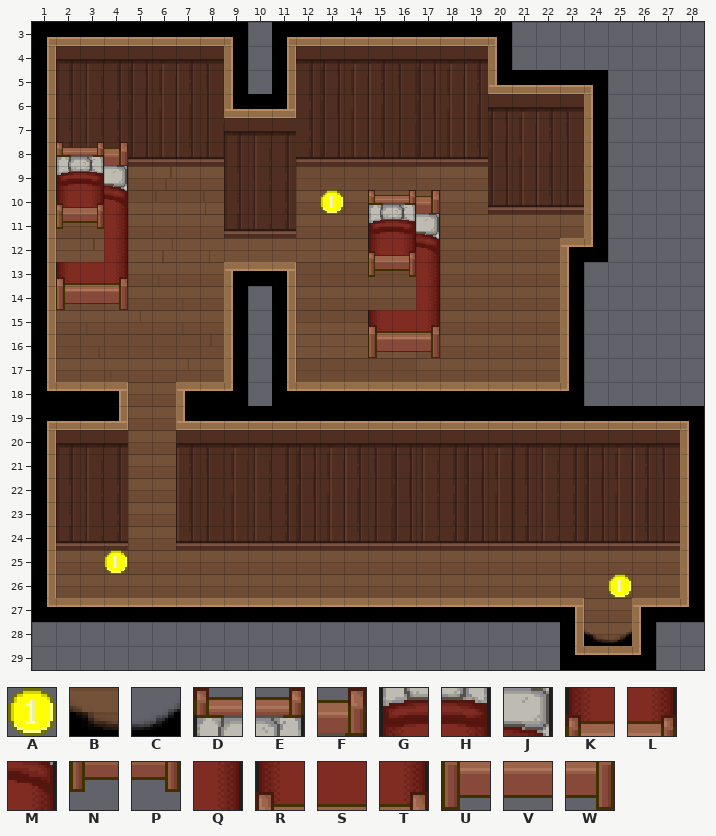
One commit to this Tiled map: resources/worlds/0/buildings/0/tiles.tmx. That is the earlier state.
Cells are 16x16 px. Shown: x 1..28, y 3..29. Tiles whose own drawing changed are shown in their newer look in all pictures.
Key: from "tiles": A 5, B 35, C 36, D 72, E 73, F 74, G 88, H 89, J 90, K 104, L 105, M 106, N 120, P 121, Q 122, R 152, S 153, T 154, U 168, V 169, W 170.
_ is an empty cell.
Layers that did not change in this view are not listed.
Layer "midground" before, first column x 1:
 3 ____________________________
 4 ____________________________
 5 ____________________________
 6 ____________________________
 7 ____________________________
 8 _DEF________________________
 9 _GHJ________________________
10 _KLM________A_DEF___________
11 _NPQ__________GHJ___________
12 ___Q__________KLM___________
13 _RST__________NPQ___________
14 _UVW____________Q___________
15 ______________RST___________
16 ______________UVW___________
17 ____________________________
18 ____________________________
19 ____________________________
20 ____________________________
21 ____________________________
22 ____________________________
23 ____________________________
24 ____________________________
25 ___A________________________
26 ________________________A___
27 ____________________________
28 _______________________BC___
29 ____________________________
And afterwards:
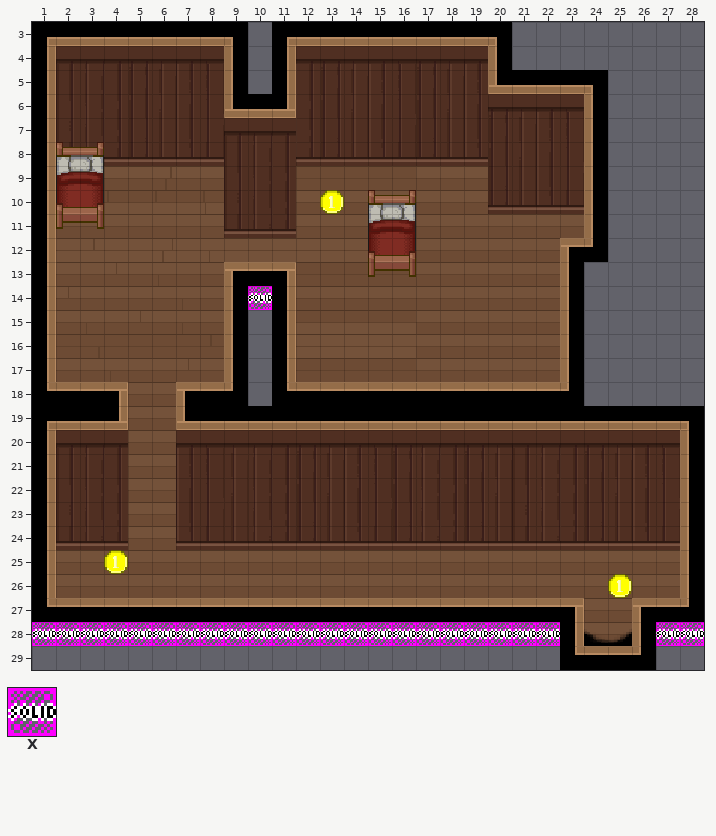
Further tiles: from "tiles": X 48.
See-through tiles are keyed as they look on the map.
Commit message: Add invisible solid blocks These are tiles used for preventing the player from exiting the map
Change:
Layer "midground":
Tile X is added in row 14 at x 10; in row 28 at x 1 to 22 and 27 to 28.
The edit erases tile F in row 8 at x 4; in row 10 at x 17.
The edit erases tile J in row 9 at x 4; in row 11 at x 17.
The edit erases tile M in row 10 at x 4; in row 12 at x 17.
The edit erases tile Q in rows 11 to 12 at x 4; in rows 13 to 14 at x 17.
The edit erases tile R in row 13 at x 2; in row 15 at x 15.
The edit erases tile S in row 13 at x 3; in row 15 at x 16.
The edit erases tile T in row 13 at x 4; in row 15 at x 17.
The edit erases tile U in row 14 at x 2; in row 16 at x 15.
The edit erases tile V in row 14 at x 3; in row 16 at x 16.
The edit erases tile W in row 14 at x 4; in row 16 at x 17.
Where, in picture pixels (left, top, right, bottom), the same in both pictures:
removed: (56, 142, 128, 310)
removed: (368, 190, 440, 358)
added: (248, 286, 272, 310)
added: (32, 622, 560, 646)
added: (656, 622, 704, 646)
